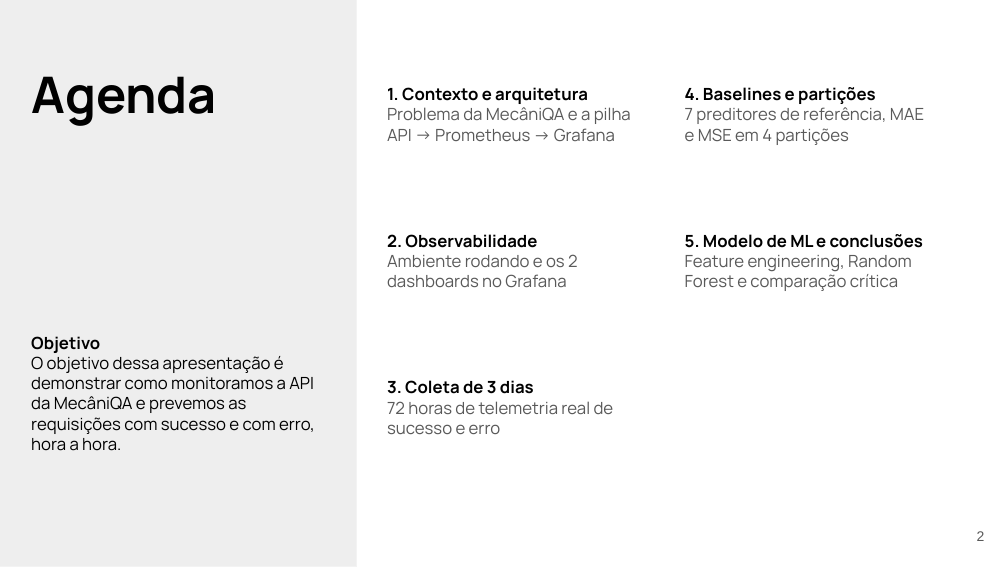
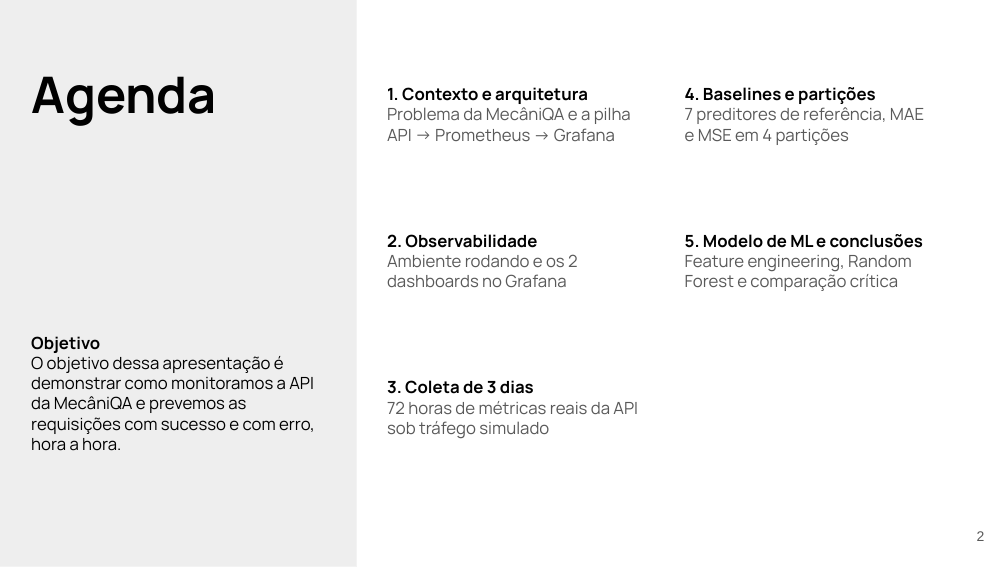
Before and after one commit to LenilsonSoares/mecaniQA-nuvem-macapa, a slide deck: slide 2 of oat4/apresentacao/mecaniQA_oat4_macapa.pptx. Drawn at 1008x567 pixels with LibreOffice and Linux fonts; fonts in the diff are those of the drawing. Boxes give left, top, right and bottom in pixels: in the first picture for what was removed or moved away, otherwise in the second. Text is boxed around its words. In the diff, an @@ line names an element or a change of style, - is before the commit and + after.

Commit message:
feat(oat4): ajustes do debate (Codex, avaliador e revisor técnico)
- slides: prints maiores, slide próprio para a série de erro, tabela de MSE
  legível, conclusão explica por que o RF ganhou ou perdeu, falas prontas
- análise: horas sem dado preenchidas só com o passado e fora das métricas;
  sem a feature dia da semana (apenas 4 dias de coleta)
- coleta: linha rotulada pelo início da hora e horas com raspagem parcial
  marcadas como sem dado
- run.sh e README: o gerador roda só no container (evita tráfego dobrado)

```diff
--- a/oat4/apresentacao/mecaniQA_oat4_macapa.pptx
+++ b/oat4/apresentacao/mecaniQA_oat4_macapa.pptx
@@ text at [387,401,638,439]: text changed @@
-72 horas de telemetria real de sucesso e erro
+72 horas de métricas reais da API sob tráfego simulado
```
Also in this commit, not shown: 15 other slides changed, 1 slide added, 6 other files.
